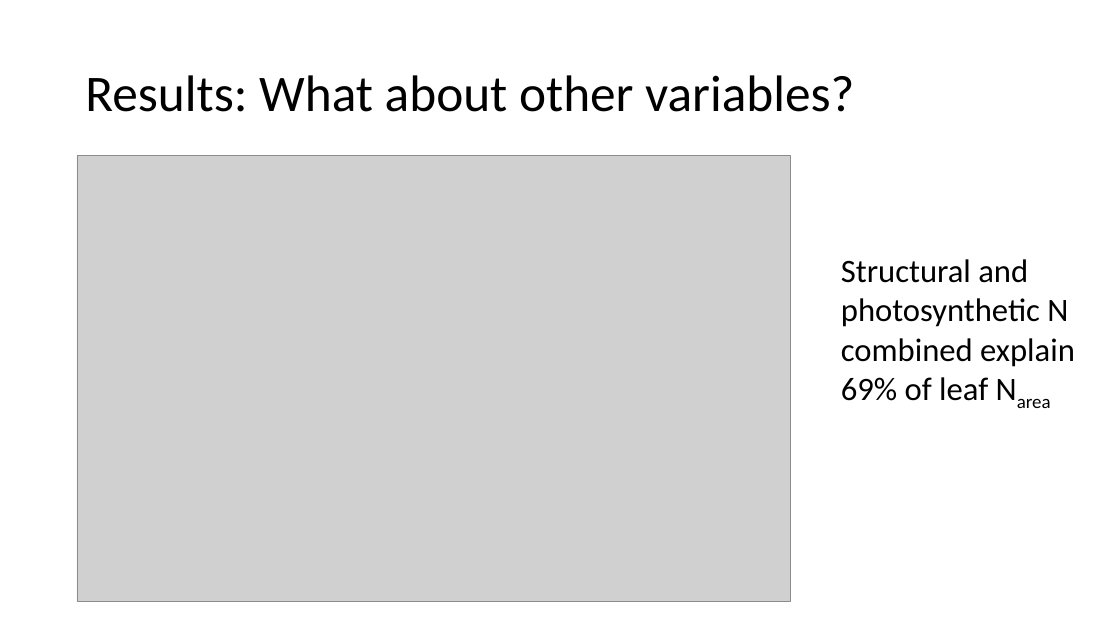
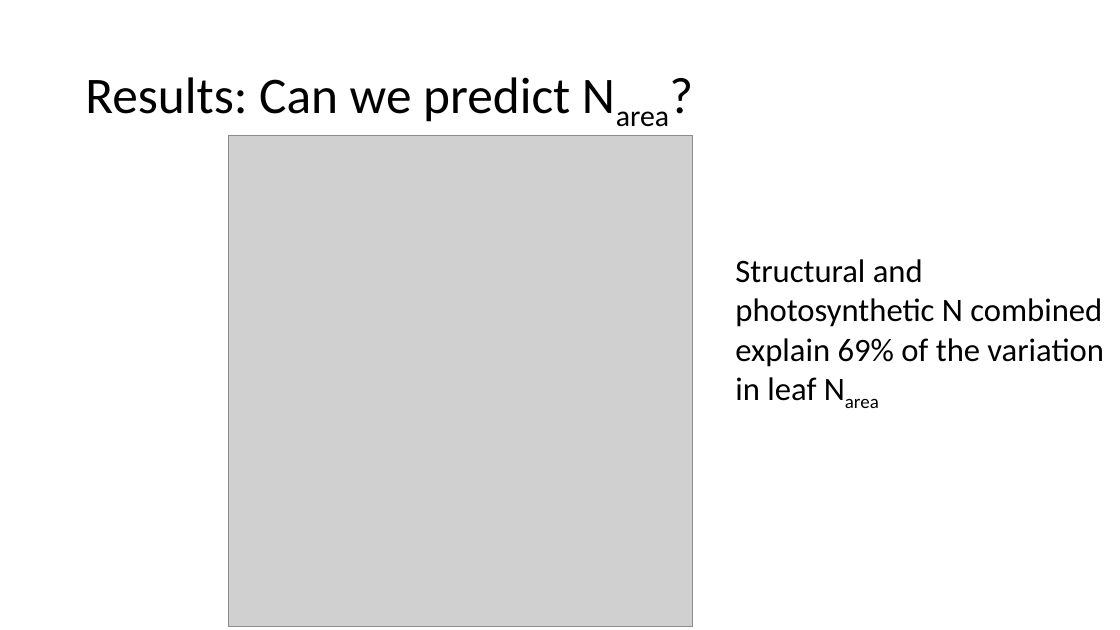
Before and after one commit to efwaring/NutNetPhys, a slide deck: slide 18 of presentations/nutnet_narea.pptx (slide 15 before the commit). Drawn at 1120x630 pixels with LibreOffice and Linux fonts; fonts in the diff are those of the drawing; grey boxes stand for pictures. Boxes give left, top, right and bottom in pixels: in the first picture for what was removed or moved away, otherwise in the second. Text is boxed around its words. In the diff, an @@ line names an element or a change of style, - is before the commit and + after.

```diff
--- a/presentations/nutnet_narea.pptx
+++ b/presentations/nutnet_narea.pptx
@@ title at [85,77,570,122]: text changed @@
-Results: What about other variables?
+Results: Can we predict Narea?
@@ picture: place and size @@
-picture at [77,155,791,602]
+picture at [229,135,692,627]
@@ text at [735,259,1104,401]: text changed @@
-Structural and photosynthetic N combined explain 69% of leaf Narea
+Structural and photosynthetic N combined explain 69% of the variation in leaf Narea
```
Also in this commit, not shown: 11 other slides changed, 4 slides added, 11 other files.
